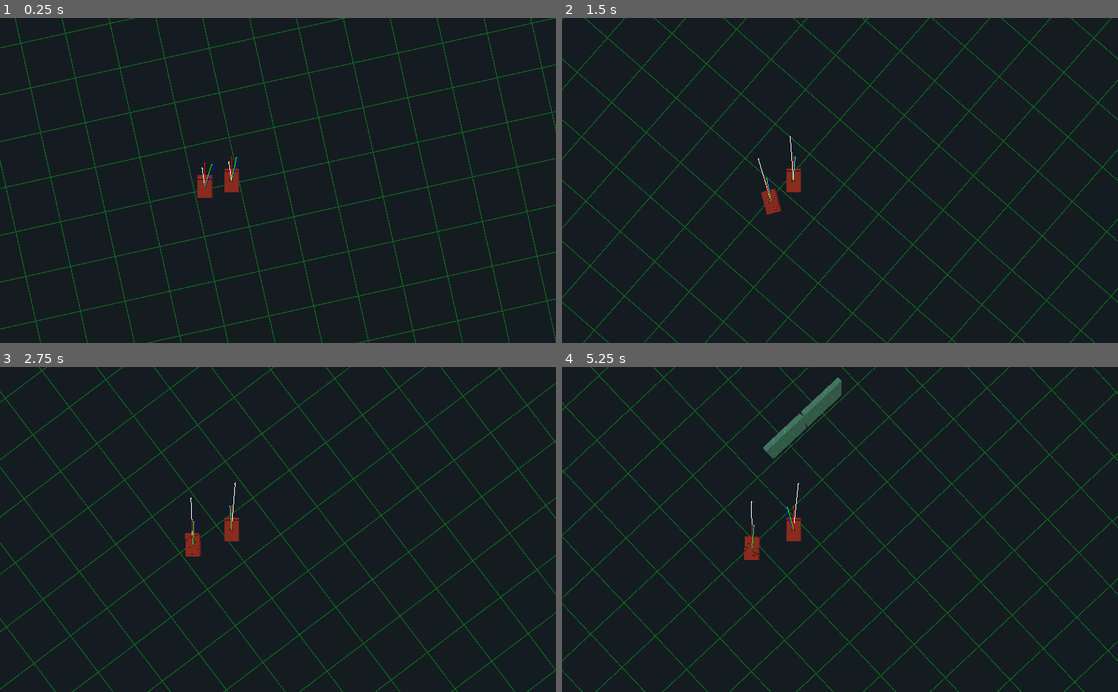
Above: before the commit, frames 1-4 (two rows, left to right).
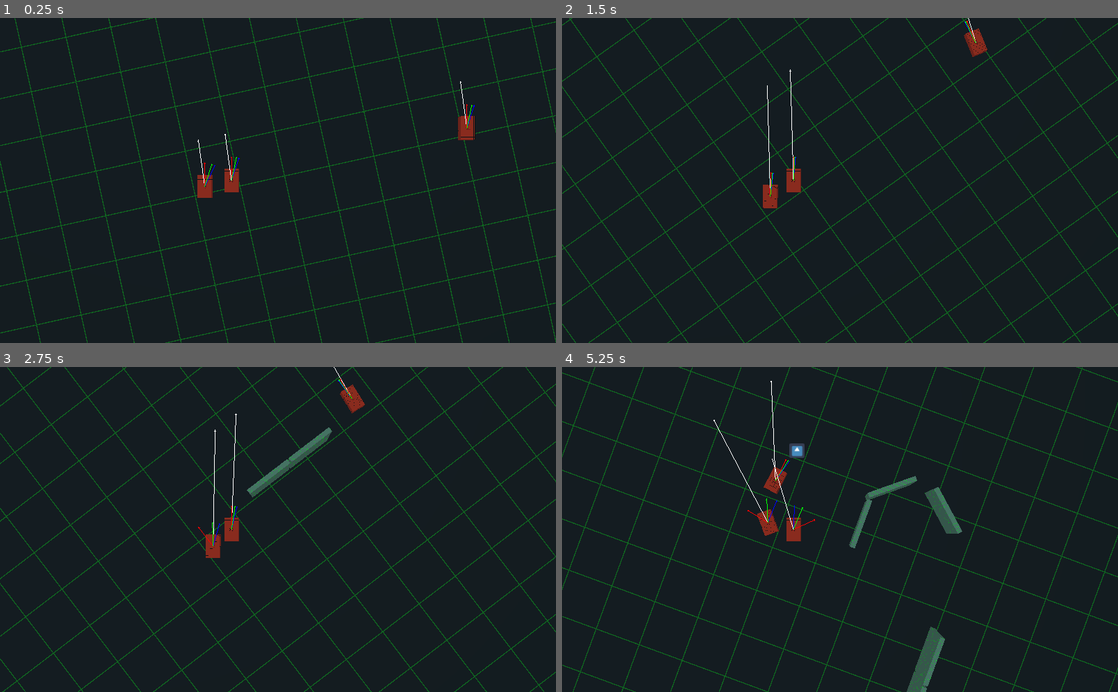
Above: after the commit, the same moments.

Repository: Kromey/spectre
Game: Godot game, scene res://TestScene.tscn
Two runs of this game, one before a commit and one after it. Both use one fixed random seed, a clock stepped at 60 frames per second and the inputs below. This scene is started directly instead of the project's main scene. The engine's default icon, where the game draws it, is replaced by a stand-in: a white triangle on a blue panel in a dark square.
Inputs:
- Up to frame 1 (0.25 s): no input
- Up to frame 2 (1.5 s): hold D (movement_right) 0.53-1.28 s; hold Space (action_shoot) 0.53-1.28 s; hold S (movement_backward) from 1.28 s (still down); tap Space (action_shoot) at 1.35 s
- Up to frame 3 (2.75 s): release S (movement_backward) at 2.03 s; hold D (movement_right) from 2.03 s (still down); hold Space (action_shoot) from 2.03 s (still down)
- Up to frame 4 (5.25 s): release D (movement_right) at 2.78 s; release Space (action_shoot) at 2.78 s; hold W (movement_forward) 2.78-3.53 s; tap Space (action_shoot) at 2.85, 4.35 s; hold Space (action_shoot) 3.53-4.28 s; hold A (movement_left) 3.53-5.03 s; hold S (movement_backward) from 5.03 s (still down); hold Space (action_shoot) from 5.03 s (still down)

The runs differ from the first frame. In frame 1, 4.8% of the frame differs, in the area x 0-100%, y 0-100%; in frame 2, 8.0%; in frame 3, 9.0%; in frame 4, 11%.

Commit message:
Apply new-and-improved pathfinding to all AI tanks

Diff:
--- a/DebugDraw3D.gd
+++ b/DebugDraw3D.gd
@@ -21,15 +21,10 @@
 func _draw():
 	# Old tank
 	draw_vector(tank1.translation, tank1.velocity, Color(1, 1, 1))
+	draw_vector(tank1.translation, tank1.navigation.get_intent(tank1.current_target), Color(0, 0, 1))
+	draw_vector(tank1.translation, tank1.navigation.get_bumper())
 
-	for i in tank1.NUM_RAYS:
-		var vec = tank1.get_interest_ray(i)
-		draw_vector(tank1.translation, vec, Color(0, 1, 0))
-
-#		if tank.danger[i] > 0:
-#			draw_vector(tank.translation, vec * 4)
-
-	draw_vector(tank1.translation, tank1.get_interest_direction(), Color(0, 0, 1))
+	draw_vector(tank1.translation, tank1.navigation.get_direction_to(tank1.current_target), Color(0, 1, 0))
 
 	# New tank
 	draw_vector(tank2.translation, tank2.velocity, Color(1, 1, 1))
--- a/TestScene.tscn
+++ b/TestScene.tscn
@@ -48,13 +48,11 @@
 material/0 = null
 
 [node name="AITank" parent="." instance=ExtResource( 1 )]
-transform = Transform( 1, 0, 0, 0, 1, 0, 0, 0, 1, 11.5591, 0.15, 0 )
-MAX_SPEED = 0.0
+transform = Transform( 1, 0, 0, 0, 1, 0, 0, 0, 1, 0.101103, 0.15, 0 )
 MAX_AMMO = 0.0
 
 [node name="AITankNew" parent="." instance=ExtResource( 6 )]
 transform = Transform( 1, 0, 0, 0, 1, 0, 0, 0, 1, -10.2676, 0.15, 0 )
-MAX_SPEED = 2.0
 MAX_AMMO = 0.0
 
 [node name="Camera" type="Camera" parent="AITankNew"]
@@ -62,7 +60,6 @@
 
 [node name="AITankNew2" parent="." instance=ExtResource( 6 )]
 transform = Transform( 1, 0, 0, 0, 1, 0, 0, 0, 1, -11.4445, 0.15, 0 )
-MAX_SPEED = 2.0
 MAX_AMMO = 0.0
 
 [node name="Camera" type="Camera" parent="AITankNew2"]
--- a/project.godot
+++ b/project.godot
@@ -7,6 +7,16 @@
 ;   param=value ; assign values to parameters
 
 config_version=4
+
+_global_script_classes=[ {
+"base": "Object",
+"class": "TankNavigation",
+"language": "GDScript",
+"path": "res://tanks/TankNavigation.gd"
+} ]
+_global_script_class_icons={
+"TankNavigation": ""
+}
 
 [application]
 
--- a/tanks/AITank.gd
+++ b/tanks/AITank.gd
@@ -5,18 +5,11 @@
 
 var current_target
 
-var ray_angles = []
-var interest = []
-var danger = []
-export(int) var NUM_RAYS = 16
+var navigation
+export(int) var navigation_lookahead = 3
 
 func _ready():
-	ray_angles.resize(NUM_RAYS)
-	interest.resize(NUM_RAYS)
-	danger.resize(NUM_RAYS)
-
-	for i in NUM_RAYS:
-		ray_angles[i] = i * 2 * PI / NUM_RAYS
+	navigation = TankNavigation.new(self, navigation_lookahead)
 
 func _physics_process(delta):
 	if !is_instance_valid(current_target) or current_target.is_in_group("waypoints"):
@@ -74,7 +67,8 @@
 	elif dist < 1.5 and target.is_in_group("waypoints"):
 		return false
 
-	var to_target = get_direction_to(target)
+	#var to_target = get_direction_to(target)
+	var to_target = navigation.get_direction_to(target)
 	var dot = (-transform.basis.z).dot(to_target)
 
 	var facing_cone = 0.75
@@ -107,35 +101,3 @@
 		turn(Direction.RIGHT, delta)
 
 	return true
-
-func get_ray(i):
-	return (-transform.basis.z).rotated(Vector3.UP, ray_angles[i])
-
-func get_interest_ray(i):
-	return get_ray(i) * (interest[i] + danger[i])
-
-func get_direction_to(target):
-	set_interest(target)
-	set_danger()
-
-	return get_interest_direction()
-
-func set_interest(target):
-	var direction = translation.direction_to(target.translation)
-	for i in NUM_RAYS:
-		var d = get_ray(i).dot(direction)
-		interest[i] = max(0, d)
-
-func set_danger():
-	var space_state = get_world().direct_space_state
-	for i in NUM_RAYS:
-		var result = space_state.intersect_ray(translation, translation + get_ray(i) * -2, [self])
-		danger[i] = 1.5 if result else 0.0
-
-func get_interest_direction():
-	var vec = Vector3.ZERO
-
-	for i in NUM_RAYS:
-		vec += get_interest_ray(i)
-
-	return vec.normalized()
--- a/tanks/AITankNew.tscn
+++ b/tanks/AITankNew.tscn
@@ -5,3 +5,4 @@
 
 [node name="AITankNew" instance=ExtResource( 1 )]
 script = ExtResource( 2 )
+NUM_RAYS = null
--- /dev/null
+++ b/tanks/TankNavigation.gd
@@ -0,0 +1,65 @@
+extends Object
+class_name TankNavigation
+
+var _me
+var _lookahead
+
+func _init(me, lookahead = 3):
+	_me = me
+	_lookahead = lookahead
+
+func get_direction_to(target):
+	var intent = get_intent(target)
+	var bumper = get_bumper()
+
+	return (intent + bumper * 0.5).normalized()
+
+func get_intent(target):
+	var target_direction = _me.translation.direction_to(target.translation)
+	var forward = -_me.transform.basis.z
+	var space = _me.get_world().direct_space_state
+
+	var obstacle = space.intersect_ray(_me.translation, target.translation, [self, target])
+	if obstacle.empty():
+		return target_direction
+
+	var intended = target.translation - _me.translation
+	for i in 150:
+		var vec1 = intended.rotated(Vector3.UP, 0.1 * i)
+		var vec2 = intended.rotated(Vector3.UP, -0.1 * i)
+
+		var obs1 = space.intersect_ray(_me.translation, _me.translation + vec1, [self, target])
+		var obs2 = space.intersect_ray(_me.translation, _me.translation + vec2, [self, target])
+
+		if obs1.empty() and obs2.empty():
+			# Pick one at random to avoid bias
+			if rand_range(0, 1) == 1:
+				return vec1.normalized()
+			else:
+				return vec2.normalized()
+		elif obs1.empty():
+			return vec1.normalized()
+		elif obs2.empty():
+			return vec2.normalized()
+
+	return forward
+
+func get_bumper():
+	if _lookahead <= 0:
+		return Vector3.ZERO
+
+	var forward = -_me.transform.basis.z
+	var space = _me.get_world().direct_space_state
+
+	var clear = forward
+
+	for i in 2:
+		var bump1 = forward.rotated(Vector3.UP, (i + 1) * 0.2) * _lookahead
+		var bump2 = forward.rotated(Vector3.UP, (i + 1) * -0.2) * _lookahead
+
+		if space.intersect_ray(_me.translation, _me.translation + bump1, [self]).empty():
+			clear += bump1.rotated(Vector3.UP, 1)
+		if space.intersect_ray(_me.translation, _me.translation + bump2, [self]).empty():
+			clear += bump2.rotated(Vector3.UP, -1)
+
+	return clear.normalized()
--- a/tanks/Turret.gd
+++ b/tanks/Turret.gd
@@ -1,10 +1,4 @@
 extends "res://tanks/AITank.gd"
 
 func _ready():
-	for i in NUM_RAYS:
-		# Turrets don't need to worry about avoiding dangers
-		danger[i] = 0.0
-
-func set_danger():
-	# Turrets don't need to worry about avoiding dangers
 	pass
--- a/tanks/Turret.tscn
+++ b/tanks/Turret.tscn
@@ -15,7 +15,7 @@
 RELOAD_TIME = 5.0
 BULLET_SPEED = 8.0
 MAX_ENGAGE_DISTANCE = 35.0
-NUM_RAYS = 3
+navigation_lookahead = 0
 
 [node name="CollisionShape" parent="." index="0"]
 shape = SubResource( 1 )
